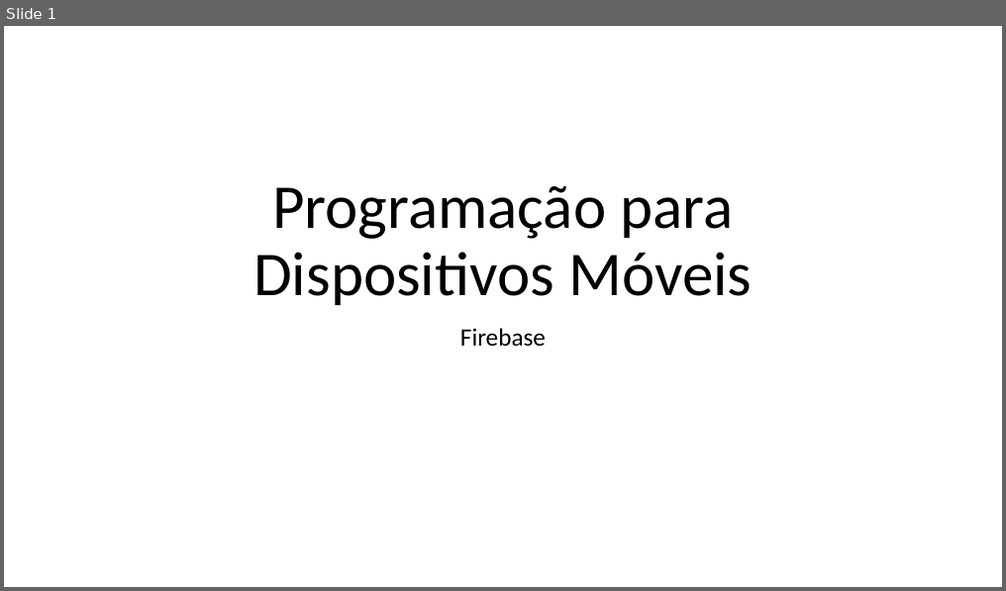
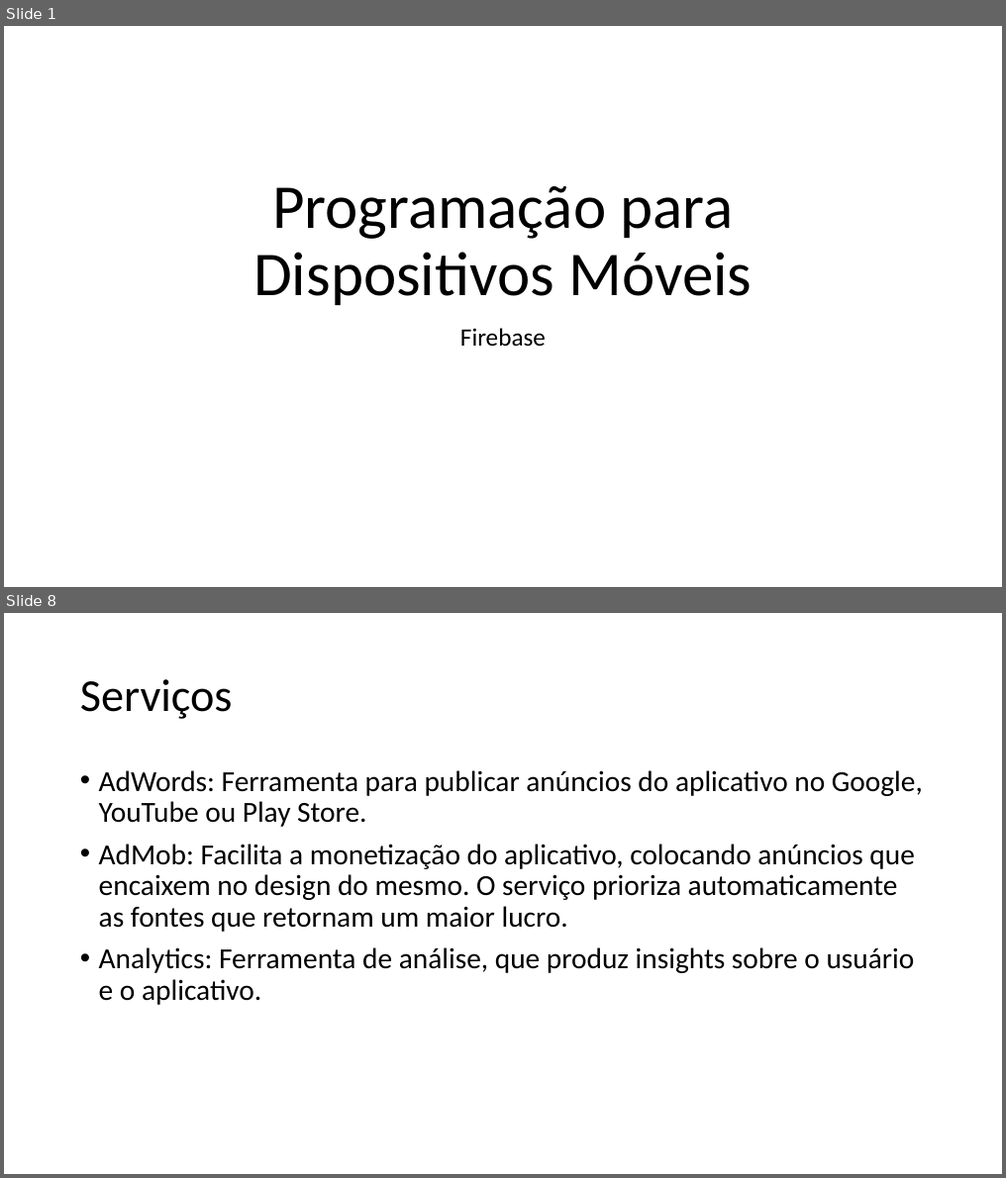
Before and after one commit to impagno/dmcamoes, a slide deck: Apresentações/Firebase.pptx. Shown one above the other, each under a label of ours: slide 1 before the commit, slides 1 and 8 after it; the slides between them are not shown. The pictures are 1006x591 and 1006x1178 pixels, drawn with LibreOffice and Linux fonts; fonts in the diff are those of the drawing. Boxes give left, top, right and bottom in pixels: in the first picture for what was removed or moved away, otherwise in the second. Text is boxed around its words. In the diff, an @@ line names an element or a change of style, - is before the commit and + after.

```diff
--- a/Apresentações/Firebase.pptx
+++ b/Apresentações/Firebase.pptx
@@ slide 8 added at (x1=4, y1=613, x2=1002, y2=1174), background #FFFFFF @@
@@ title added at (x1=80, y1=679, x2=233, y2=719), 44 pt, text #000000 @@
+Serviços
@@ text added at (x1=99, y1=770, x2=923, y2=1005), 28 pt, text #000000 @@
+• AdWords: Ferramenta para publicar anúncios do aplicativo no Google, YouTube ou Play Store.
+• AdMob: Facilita a monetização do aplicativo, colocando anúncios que encaixem no design do mesmo. O serviço prioriza automaticamente as fontes que retornam um maior lucro.
+• Analytics: Ferramenta de análise, que produz insights sobre o usuário e o aplicativo.
```
Also in this commit, not shown: 1 slide changed, 5 other slides added.
